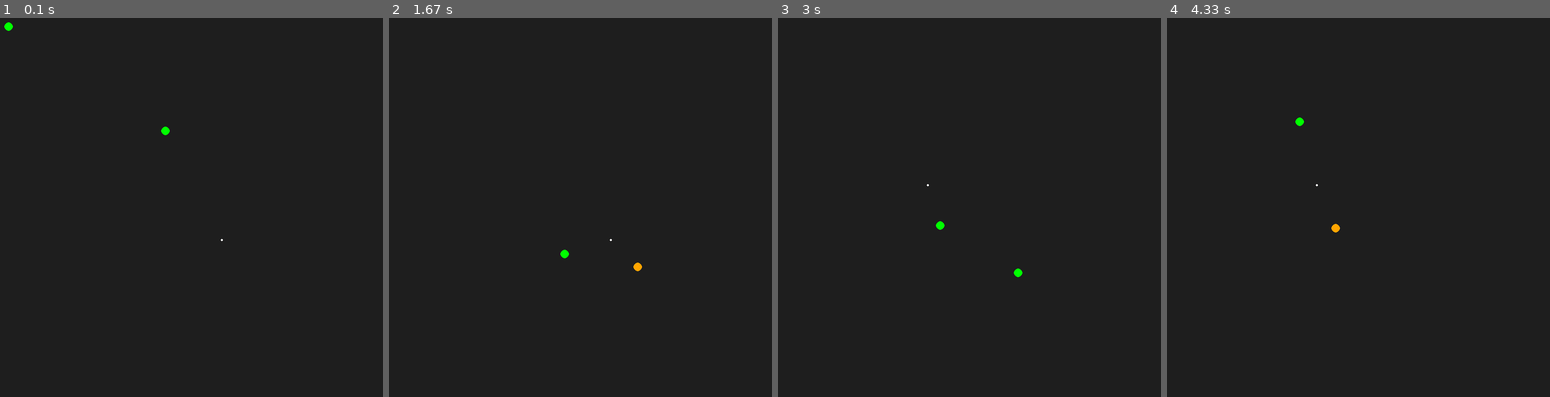
Above: before the commit, frames 1-4 (left to right).
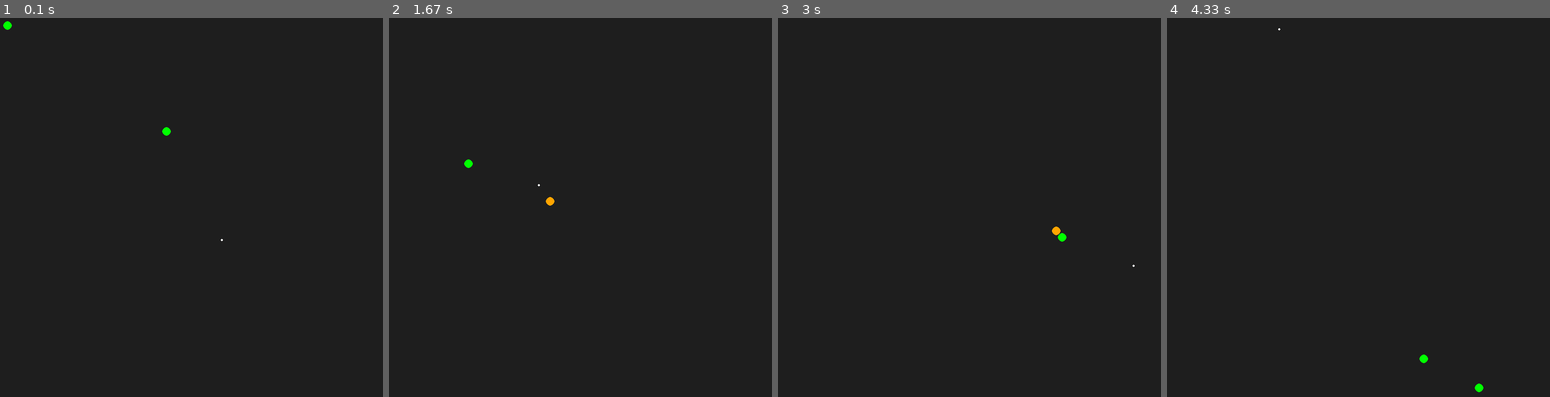
Above: after the commit, the same moments.

Repository: Smeltier/arcade-ai
Game: pygame game, started from testes-livro/main.py
Same seed, same stepped clock (60 frames per second), same inputs: the game is played once before the commit and once after it.
Inputs:
- Up to frame 1 (0.1 s): no input
- Up to frame 2 (1.67 s): no input
- Up to frame 3 (3 s): no input
- Up to frame 4 (4.33 s): no input

The runs differ from the first frame. In frame 1, less than 0.1% of the frame differs, in the area x 0-45%, y 0-32%; in frame 2, 0.2%, in the area x 19-67%, y 37-67%; in frame 3, 0.2%; in frame 4, 0.2%.

Commit message:
att: muda alguns parâmetros das classes relacionadas aos steering behaviors

Diff:
--- a/codigos_aleatorios/bolinha_pulando.py
+++ b/codigos_aleatorios/bolinha_pulando.py
@@ -1,7 +1,7 @@
 import pygame
 import random
 
-from objects.agente import Agent
+from agente import Agent
 import colisoes as cls
 
 def main():
--- a/testes-livro/main.py
+++ b/testes-livro/main.py
@@ -7,20 +7,23 @@
 
 pygame.init()
 
+game_title: str = "Steering Behaviors"
+pygame.display.set_caption(game_title)
+
 WIDTH, HEIGTH = 800, 800
 SCREEN = pygame.display.set_mode((WIDTH, HEIGTH))
 CLOCK = pygame.time.Clock()
 
-player_one = MovingEntity(100, 100, max_speed=100, max_force=100, max_acceleration=100, mass=2, start_state=SeekState())
+player_one = MovingEntity(100, 100, max_speed=50, max_force=100, max_acceleration=50, mass=2, start_state=SeekState())
 player_one.world_heigth = HEIGTH
 player_one.world_width = WIDTH
 
-player_two = MovingEntity(400, 300, max_speed=100, max_force=100, max_acceleration=100, mass=2, start_state=SeekState())
+player_two = MovingEntity(400, 300, max_speed=50, max_force=100, max_acceleration=50, mass=2, start_state=SeekState())
 player_two.world_heigth = HEIGTH
 player_two.world_width = WIDTH
 
 target = MovingEntity(500, 500, max_speed=0, max_force=0)
-timmer = time.time() + 2.5
+timmer = time.time() + 1
 
 player_one.target = target
 player_two.target = player_one
@@ -35,7 +38,7 @@
 
     if time.time() >= timmer:
         target.position = pygame.Vector2(random.randint(1, WIDTH - 1), random.randint(1, HEIGTH - 1))
-        timmer = time.time() + 2.5
+        timmer = time.time() + 1
 
     player_one.update()
     player_two.update()
--- a/testes-livro/moving_entity.py
+++ b/testes-livro/moving_entity.py
@@ -48,14 +48,14 @@
 
     def _limit_entity(self):
         if self.position.x > self.world_width:
-            self.position.x = self.world_width
+            self.position.x = 1
         elif self.position.x < 0:
-            self.position.x = 0
+            self.position.x = self.world_width - 1
 
         if self.position.y > self.world_heigth:
-            self.position.y = self.world_heigth
+            self.position.y = 1
         elif self.position.y < 0:
-            self.position.y = 0
+            self.position.y = self.world_heigth - 1
 
     def _apply_force(self, steering: SteeringOutput):
         if steering.linear.length_squared() > self.max_force * self.max_force:
--- a/testes-livro/states.py
+++ b/testes-livro/states.py
@@ -23,7 +23,7 @@
     def enter(self, entity):
         print(f"[DEBUG] {entity.ID} -> Arrive")
         entity.change_color("blue")
-        entity.arrive_behavior = Arrive(entity, entity.target, entity.max_speed, entity.max_acceleration, 50, 5)
+        entity.arrive_behavior = Arrive(entity, entity.target, entity.max_speed, entity.max_acceleration, 50, 20)
 
     def exit(self, entity):
         entity.arrive_behavior = None
--- a/testes-livro/steering_behaviors.py
+++ b/testes-livro/steering_behaviors.py
@@ -1,12 +1,12 @@
 from steering_output import SteeringOutput
 
 class Seek:
-    def __init__(self, character: 'MovingEntity', target: 'MovingEntity', max_acceleration):
+    def __init__(self, character: object, target: object, max_acceleration: float):
         self.character = character
         self.target = target
         self.max_aceleration = max_acceleration
 
-    def get_steering(self):
+    def get_steering(self: object) -> SteeringOutput:
         steering = SteeringOutput()
         if not self.target:
             return steering
@@ -14,15 +14,16 @@
         steering.linear = self.target.position - self.character.position
         steering.linear.normalize_ip()
         steering.linear *= self.max_aceleration
+
         return steering
 
 class Flee:
-    def __init__(self, character: 'MovingEntity', target: 'MovingEntity', max_acceleration):
+    def __init__(self, character: object, target: object, max_acceleration: float):
         self.character = character
         self.target = target
         self.max_aceleration = max_acceleration
 
-    def get_steering(self):
+    def get_steering(self) -> SteeringOutput:
         steering = SteeringOutput()
         if not self.target:
             return steering
@@ -30,10 +31,11 @@
         steering.linear = self.character.position - self.target.position
         steering.linear.normalize_ip()
         steering.linear *= self.max_aceleration
+
         return steering
 
 class Arrive:
-    def __init__(self, character: 'MovingEntity', target: 'MovingEntity', max_speed, max_acceleration, slow_radius, target_radius, time_to_target=0.1):
+    def __init__(self, character: object, target: object, max_speed: float, max_acceleration: float, slow_radius: float, target_radius: float, time_to_target: float = 0.1):
         self.character = character
         self.target = target
         self.max_speed = max_speed
@@ -62,10 +64,11 @@
 
         if steering.linear.length() > self.max_acceleration:
             steering.linear.scale_to_length(self.max_acceleration)
+
         return steering
 
 class Pursue(Seek):
-    def __init__(self, character: 'MovingEntity', target: 'MovingEntity', max_acceleration, max_prediction=1.0):
+    def __init__(self, character, target, max_acceleration, max_prediction=1.0):
         super().__init__(character, target, max_acceleration)
         self.max_prediction = max_prediction
 
@@ -88,10 +91,11 @@
         steering.linear = predicted_position - self.character.position
         steering.linear.normalize_ip()
         steering.linear *= self.max_aceleration
+
         return steering
 
 class Evade(Flee):
-    def __init__(self, character: 'MovingEntity', target: 'MovingEntity', max_acceleration, max_prediction=1.0):
+    def __init__(self, character, target, max_acceleration, max_prediction=1.0):
         super().__init__(character, target, max_acceleration)
         self.max_prediction = max_prediction
 
